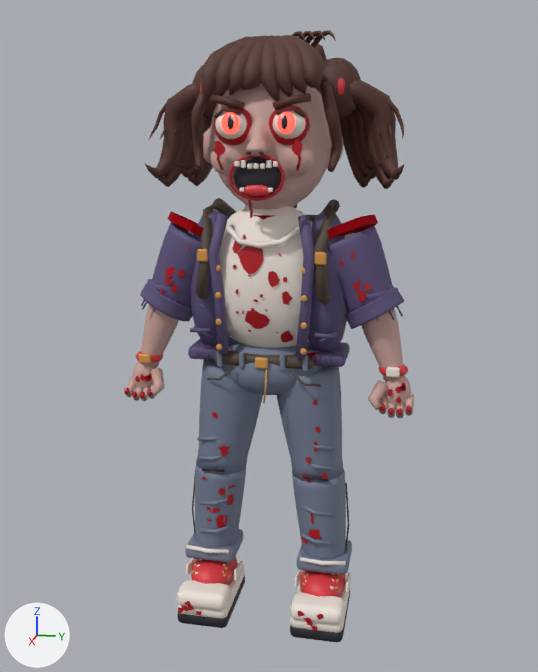
What one commit did to the glTF model public/assets/models/inf.college-student.glb.
Both versions are drawn from a 50 mm lens placed at (2.199, 0.437, 1.464), pointed at (-0.056, -0.015, 0.9). Lighting does not change. The marker at lower left points along +X, +Y and +Z. The first picture is the older version. Where no turn or scale is listed for an object, it has been applied to the vertices. Vertices at exactly the same position are counted once.
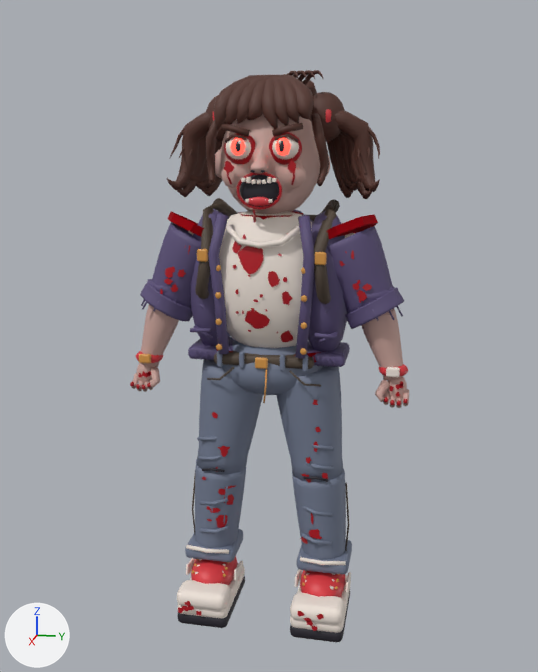
Where the newer file only moved an object's origin or applied its transform, the numbers keep the older frame.

Changed parts and their boxes [x1, y1, x2, y2] in the pictures (538 x 672 px):
'Mesh_20', moved, rescaled (17% narrower, 19% shorter): before [145, 30, 404, 218]; after [166, 70, 380, 222]
'Mesh_13', moved, rescaled (26% narrower, 26% shorter): before [368, 376, 414, 418]; after [375, 377, 409, 408]
'Mesh_16', moved, rescaled (26% narrower, 25% shorter): before [124, 362, 165, 401]; after [130, 363, 160, 392]

The edits, one by one:
me_mesh_13 is used by ob_mesh_13; location (0.066, 0.378, 0.769).
me_mesh_13 had 518 vertices, 931 faces and spanned x -0.0614..0.0614, y -0.0666..0.0666, z -0.0614..0.0614.
me_mesh_13 now has 518 vertices, 931 faces and spans x -0.046..0.046, y -0.05..0.05, z -0.046..0.046.
me_mesh_13 part 1: the whole mesh is scaled about its middle by 0.75.
me_mesh_16 is used by ob_mesh_16; location (0.066, -0.378, 0.769).
me_mesh_16 had 518 vertices, 931 faces and spanned x -0.0614..0.0614, y -0.0666..0.0666, z -0.0614..0.0614.
me_mesh_16 now has 518 vertices, 931 faces and spans x -0.046..0.046, y -0.05..0.05, z -0.046..0.046.
me_mesh_16 part 2: the whole mesh is scaled about its middle by 0.75.
me_mesh_20 is used by ob_mesh_20; location (-0.006, 0.0, 1.496).
me_mesh_20 had 9354 vertices, 18374 faces and spanned x -0.223..0.223, y -0.387..0.387, z -0.304..0.304.
me_mesh_20 now has 9354 vertices, 18374 faces and spans x -0.184..0.184, y -0.32..0.32, z -0.251..0.251.
me_mesh_20 part 3: the whole mesh is scaled about its middle by 0.826.
Object 'Mesh_13' (ob_mesh_13) moves from (0.066, 0.378, 0.769) to (0.059, 0.381, 0.781).
Object 'Mesh_16' (ob_mesh_16) moves from (0.066, -0.378, 0.769) to (0.059, -0.381, 0.781).
Object 'Mesh_20' (ob_mesh_20) moves from (-0.006, 0.0, 1.496) to (-0.005, 0.0, 1.442).
